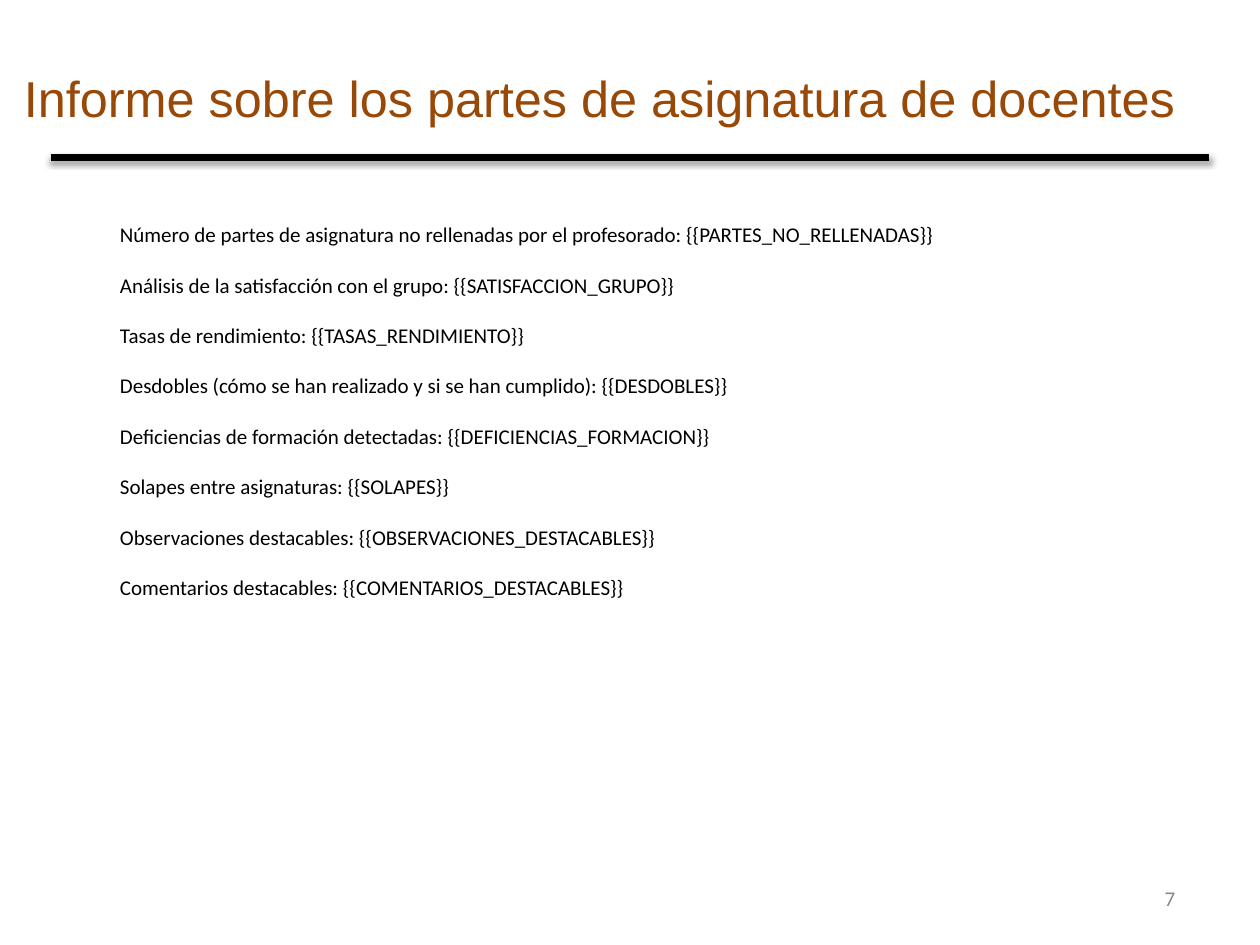
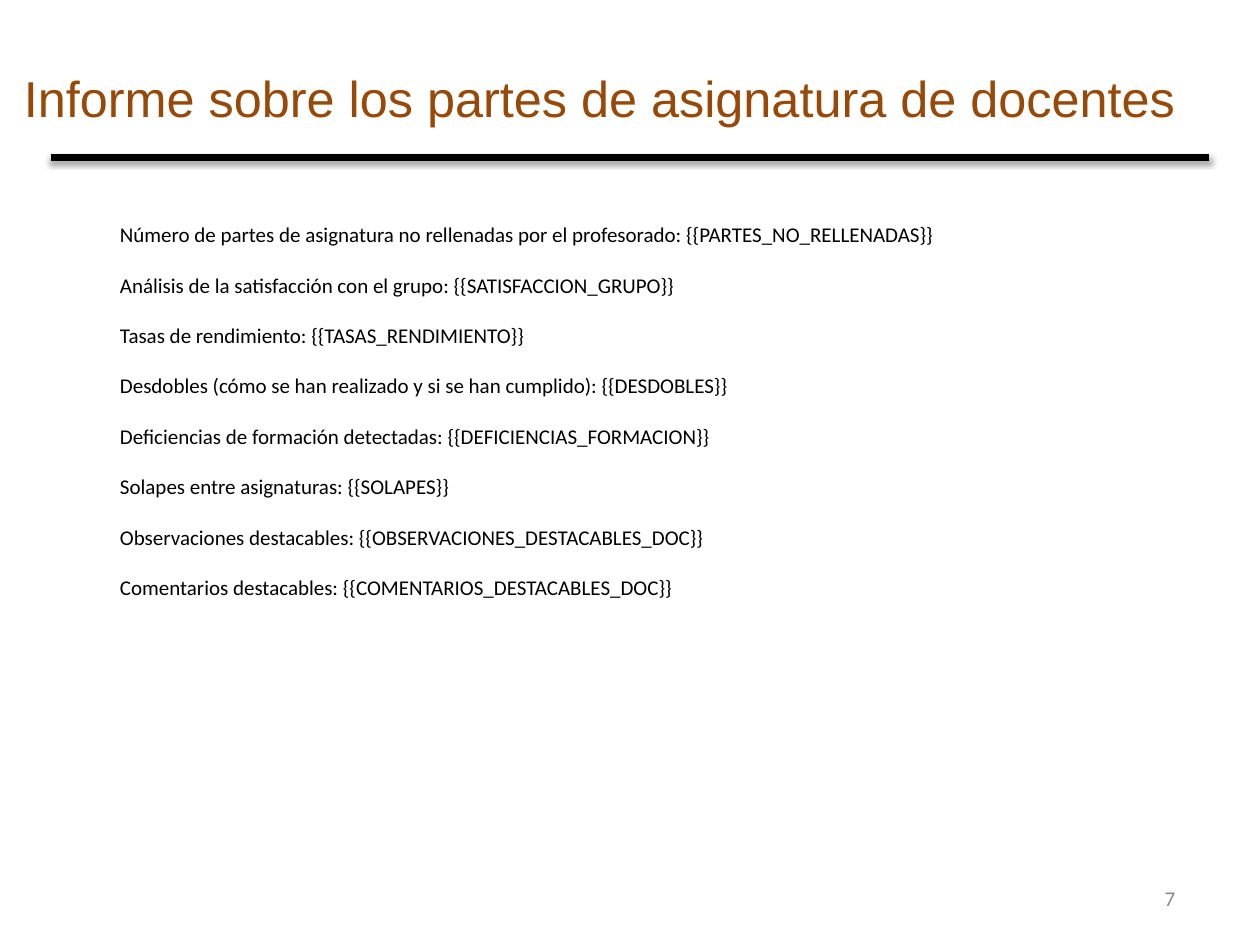
Before and after one commit to rollervan/partes, a slide deck: slide 7 of assets/Plantilla_ReunionesCoordinacionFinCuatrimestre.pptx. Drawn at 1260x945 pixels with LibreOffice and Linux fonts; fonts in the diff are those of the drawing; background and template pictures are left out. Boxes give left, top, right and bottom in pixels: in the first picture for what was removed or moved away, otherwise in the second. Text is boxed around its words. In the diff, an @@ line names an element or a change of style, - is before the commit and + after.

```diff
--- a/assets/Plantilla_ReunionesCoordinacionFinCuatrimestre.pptx
+++ b/assets/Plantilla_ReunionesCoordinacionFinCuatrimestre.pptx
@@ text at (120,530,703,598): text changed @@
-Observaciones destacables: {{OBSERVACIONES_DESTACABLES}}
-Comentarios destacables: {{COMENTARIOS_DESTACABLES}}
+Observaciones destacables: {{OBSERVACIONES_DESTACABLES_DOC}}
+Comentarios destacables: {{COMENTARIOS_DESTACABLES_DOC}}
```
Also in this commit, not shown: 1 other slide changed.
